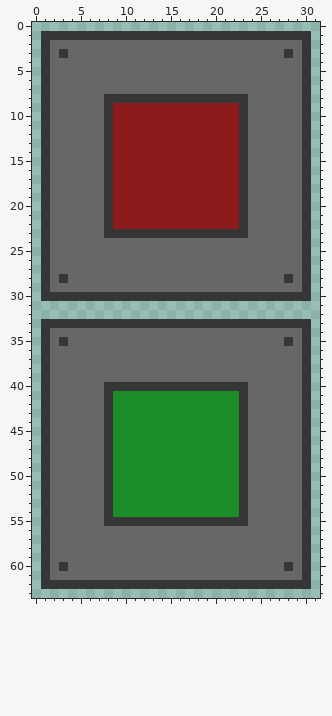
Two versions of one pixel-art sprite, PlatformerPython/assets/switch.png. The picture above is the old version.
The file is 32x64 pixels. Pixels under 10% opacity are left out. Colours within 5 levels of each other are drawn and written as one.
Once edited:
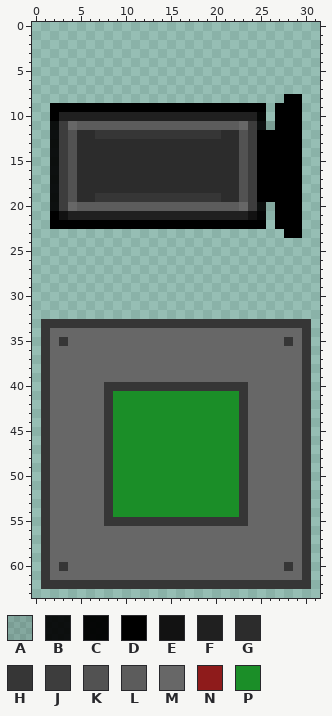
Palette (. is transparent): A #0000001e  B #000000e9  C #000000f7  D #000000  E #121212  F #202020  G #2c2c2c  H #363636  J #3d3d3d  K #525252  L #5c5c5c  M #676767  N #8e1b1b  P #1b8e28
From old to new:
{"y":1,"x":1,"old":"HHHHHHHHHHHHHHHHHHHHHHHHHHHHHH","new":".............................."}
{"y":2,"x":1,"old":"HMMMMMMMMMMMMMMMMMMMMMMMMMMMMH","new":".............................."}
{"y":3,"x":1,"old":"HMHMMMMMMMMMMMMMMMMMMMMMMMMHMH","new":".............................."}
{"y":4,"x":1,"old":"HMMMMMMMMMMMMMMMMMMMMMMMMMMMMH","new":".............................."}
{"y":5,"x":1,"old":"HMMMMMMMMMMMMMMMMMMMMMMMMMMMMH","new":".............................."}
{"y":6,"x":1,"old":"HMMMMMMMMMMMMMMMMMMMMMMMMMMMMH","new":".............................."}
{"y":7,"x":1,"old":"HMMMMMMMMMMMMMMMMMMMMMMMMMMMMH","new":".............................."}
{"y":8,"x":1,"old":"HMMMMMMHHHHHHHHHHHHHHHHMMMMMMH","new":"...........................DD."}
{"y":9,"x":1,"old":"HMMMMMMHNNNNNNNNNNNNNNHMMMMMMH","new":".DDDDDDDDDDDDDDDDDDDDDDDD.DDD."}
{"y":10,"x":1,"old":"HMMMMMMHNNNNNNNNNNNNNNHMMMMMMH","new":".DFFFFFFFFFFFFFFFFFFFFFFC.DDD."}
{"y":11,"x":1,"old":"HMM","new":".BJ"}
{"y":11,"x":5,"old":"MMMHNNNNNNNNNNNNNNHMMMMMMH","new":"LLLLLLLLLLLLLLLLLLMJBADDD."}
{"y":12,"x":1,"old":"HMMMMMM","new":".BJKGGH"}
{"y":12,"x":9,"old":"NNNNNNNNNNNNNNHMMMMMMH","new":"HHHHHHHHHHHHGGKJDDDDD."}
{"y":13,"x":1,"old":"HMMMMMMHNNNNNNNNNNNNNNHMMMMMMH","new":".BJKGGGGGGGGGGGGGGGGGGKJDDDDD."}
{"y":14,"x":1,"old":"HMMMMMMHNNNNNNNNNNNNNNHMMMMMMH","new":".BJKGGGGGGGGGGGGGGGGGGKJDDDDD."}
{"y":15,"x":1,"old":"HMMMMMMHNNNNNNNNNNNNNNHMMMMMMH","new":".BJKGGGGGGGGGGGGGGGGGGKJDDDDD."}
{"y":16,"x":1,"old":"HMMMMMMHNNNNNNNNNNNNNNHMMMMMMH","new":".BJKGGGGGGGGGGGGGGGGGGKJDDDDD."}
{"y":17,"x":1,"old":"HMMMMMMHNNNNNNNNNNNNNNHMMMMMMH","new":".BJKGGGGGGGGGGGGGGGGGGKJDDDDD."}
{"y":18,"x":1,"old":"HMMMMMMHNNNNNNNNNNNNNNHMMMMMMH","new":".BJKGGGGGGGGGGGGGGGGGGKJDDDDD."}
{"y":19,"x":1,"old":"HMMMMMM","new":".BJKGGH"}
{"y":19,"x":9,"old":"NNNNNNNNNNNNNNHMMMMMMH","new":"HHHHHHHHHHHHGGKJDDDDD."}
{"y":20,"x":1,"old":"HMM","new":".BJ"}
{"y":20,"x":5,"old":"MMMHNNNNNNNNNNNNNNHMMMMMMH","new":"LLLLLLLLLLLLLLLLLLMJBADDD."}
{"y":21,"x":1,"old":"HMMMMMMHNNNNNNNNNNNNNNHMMMMMMH","new":".DEFFFFFFFFFFFFFFFFFFFFEC.DDD."}
{"y":22,"x":1,"old":"HMMMMMMHNNNNNNNNNNNNNNHMMMMMMH","new":".DDDDDDDDDDDDDDDDDDDDDDDD.DDD."}
{"y":23,"x":1,"old":"HMMMMMMHHHHHHHHHHHHHHHHMMMMMMH","new":"...........................DD."}
{"y":24,"x":1,"old":"HMMMMMMMMMMMMMMMMMMMMMMMMMMMMH","new":".............................."}
{"y":25,"x":1,"old":"HMMMMMMMMMMMMMMMMMMMMMMMMMMMMH","new":".............................."}
{"y":26,"x":1,"old":"HMMMMMMMMMMMMMMMMMMMMMMMMMMMMH","new":".............................."}
{"y":27,"x":1,"old":"HMMMMMMMMMMMMMMMMMMMMMMMMMMMMH","new":".............................."}
{"y":28,"x":1,"old":"HMHMMMMMMMMMMMMMMMMMMMMMMMMHMH","new":".............................."}
{"y":29,"x":1,"old":"HMMMMMMMMMMMMMMMMMMMMMMMMMMMMH","new":".............................."}
{"y":30,"x":1,"old":"HHHHHHHHHHHHHHHHHHHHHHHHHHHHHH","new":".............................."}
{"label":"changed","picture_box":[41,31,311,301]}
